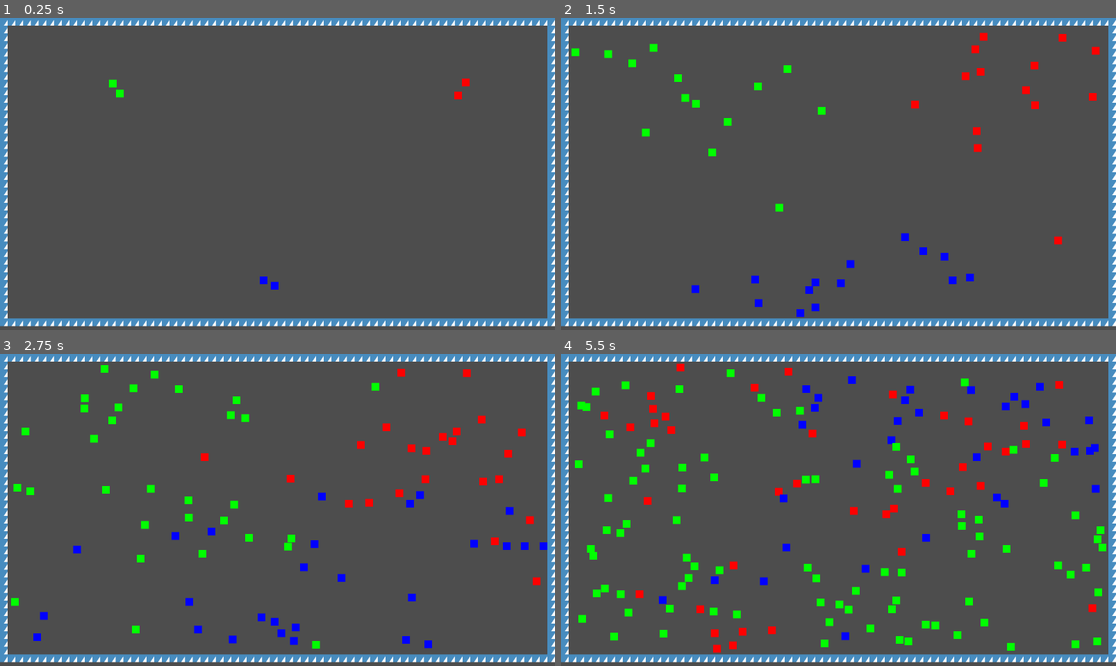
Above: before the commit, frames 1-4 (two rows, left to right).
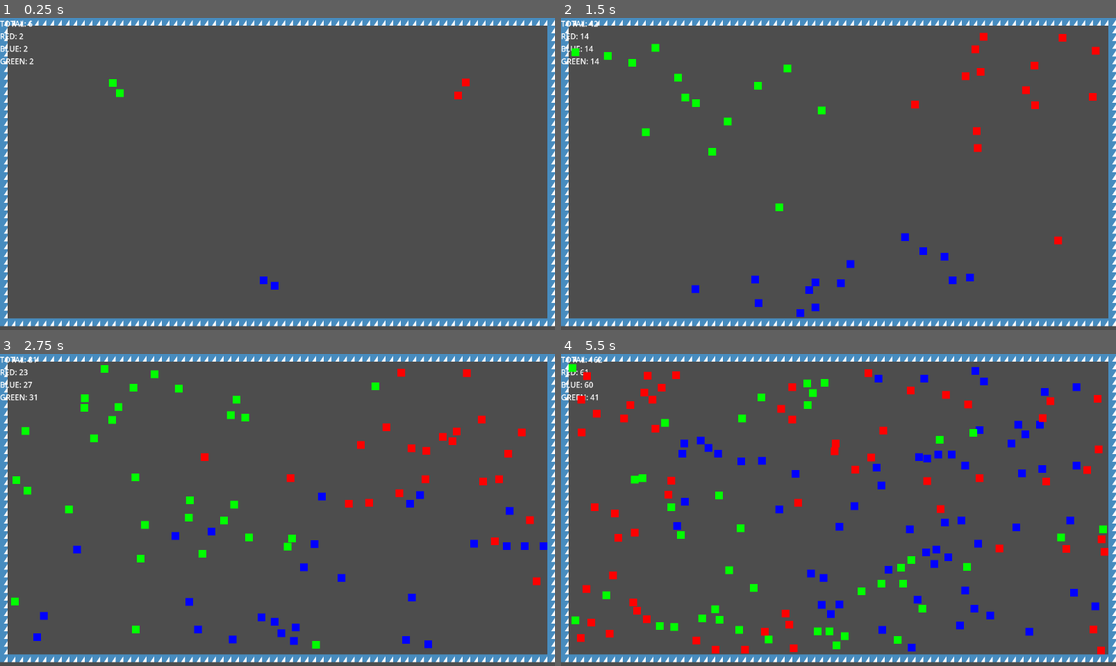
Above: after the commit, the same moments.

Repository: CWmain/island
Game: Godot game, scene res://scenes/main.tscn
Two runs of this game, one before a commit and one after it. Both use one fixed random seed, a clock stepped at 60 frames per second and the inputs below. The engine's default icon, where the game draws it, is replaced by a stand-in: a white triangle on a blue panel in a dark square.
Inputs:
- Up to frame 1 (0.25 s): no input
- Up to frame 2 (1.5 s): no input
- Up to frame 3 (2.75 s): no input
- Up to frame 4 (5.5 s): no input

The runs differ from the first frame. In frame 1, 0.2% of the frame differs, in the area x 0-23%, y 0-26%; in frame 2, 0.4%; in frame 3, 0.6%; in frame 4, 11%, in the area x 0-99%, y 0-97%.

Commit message:
Added a label to track how many of each solider there is

Diff:
--- /dev/null
+++ b/UI/solider_counter.gd
@@ -0,0 +1,18 @@
+extends Label
+
+var count: Dictionary[Solider.soliderColor, int]
+
+func _ready() -> void:
+	count[Solider.soliderColor.RED] = 0
+	count[Solider.soliderColor.BLUE] = 0
+	count[Solider.soliderColor.GREEN] = 0
+	updateLabel()
+
+func _on_solider_color_change(oldColor: Solider.soliderColor, newColor: Solider.soliderColor):
+	count[oldColor] -= 1
+	count[newColor] += 1
+	updateLabel()
+
+func updateLabel()->void:
+	var total: int = count[Solider.soliderColor.RED] + count[Solider.soliderColor.BLUE] + count[Solider.soliderColor.GREEN]
+	text = "TOTAL: %d\nRED: %d\nBLUE: %d\nGREEN: %d" % [total, count[Solider.soliderColor.RED], count[Solider.soliderColor.BLUE], count[Solider.soliderColor.GREEN]]
--- /dev/null
+++ b/UI/solider_counter.tscn
@@ -0,0 +1,8 @@
+[gd_scene load_steps=2 format=3 uid="uid://b88cvbbpgmfls"]
+
+[ext_resource type="Script" uid="uid://eh3o6lr6o0os" path="res://UI/solider_counter.gd" id="1_tsscb"]
+
+[node name="SoliderCounter" type="Label"]
+offset_right = 40.0
+offset_bottom = 23.0
+script = ExtResource("1_tsscb")
--- a/objects/solider/solider.gd
+++ b/objects/solider/solider.gd
@@ -12,6 +12,8 @@
 
 @onready var label: Label = $Label
 @onready var color_rect: ColorRect = $ColorRect
+
+signal changedColor(oldColor: soliderColor, newColor: soliderColor)
 
 func _ready() -> void:
 	updateColor()
@@ -32,8 +34,9 @@
 func _on_body_entered(body: Node) -> void:
 	if body is not Solider:
 		return
-
-	myColor = resolveWinner(myColor, body.myColor)
+	var newColor: soliderColor = resolveWinner(myColor, body.myColor)
+	changedColor.emit(myColor, newColor)
+	myColor = newColor
 	updateColor()
 
 func resolveWinner(color1: int, color2: int)->int:
--- a/objects/soliderSpawner/solider_spawner.gd
+++ b/objects/soliderSpawner/solider_spawner.gd
@@ -4,6 +4,7 @@
 @export var toSpawn: int
 @export var spawnGap: float
 @export var spawnColor: Solider.soliderColor = -1
+@export var solider_counter: Label
 var spawnCount: int = 0
 var timer: float = 0.0
 var newColor: int = 0
@@ -13,16 +14,20 @@
 	if spawnCount < toSpawn and timer >= spawnGap:
 		timer -= spawnGap
 		var s:Solider = solider.instantiate()
+		s.changedColor.connect(solider_counter._on_solider_color_change)
+
 		get_tree().get_root().add_child(s)
 		s.linear_velocity = Vector2((randf()*2)-1,(randf()*2)-1)
 		s.position = position
 		if spawnColor == -1:
 			s.myColor = newColor as Solider.soliderColor
+			solider_counter.count[newColor as Solider.soliderColor] += 1
 			newColor += 1
 			if newColor > 2:
 				newColor = 0
 		else:
 			s.myColor = spawnColor
+			solider_counter.count[spawnColor] += 1
 		s.updateColor()
 
 		spawnCount += 1
--- a/scenes/main.tscn
+++ b/scenes/main.tscn
@@ -1,8 +1,9 @@
-[gd_scene load_steps=6 format=4 uid="uid://blv1rrwv4tngb"]
+[gd_scene load_steps=7 format=4 uid="uid://blv1rrwv4tngb"]
 
 [ext_resource type="PackedScene" uid="uid://bojq7clkjdcok" path="res://objects/solider/solider.tscn" id="1_o5qli"]
 [ext_resource type="Texture2D" uid="uid://cqw4mc8hquvh1" path="res://icon.svg" id="2_0wfyh"]
 [ext_resource type="PackedScene" uid="uid://d17ccac5gl80s" path="res://objects/soliderSpawner/solider_spawner.tscn" id="3_sugp2"]
+[ext_resource type="PackedScene" uid="uid://b88cvbbpgmfls" path="res://UI/solider_counter.tscn" id="4_jyhfs"]
 
 [sub_resource type="TileSetAtlasSource" id="TileSetAtlasSource_sugp2"]
 texture = ExtResource("2_0wfyh")
@@ -145,23 +146,28 @@
 tile_map_data = PackedByteArray("AAAAAAAAAAADAAIAAAAAAAEAAAADAAIAAAAAAAIAAAADAAIAAAAAAAMAAAADAAIAAAAAAAQAAAADAAIAAAAAAA …(3440 unchanged characters)…
 tile_set = SubResource("TileSet_jyhfs")
 
-[node name="Red" parent="." instance=ExtResource("3_sugp2")]
+[node name="Red" parent="." node_paths=PackedStringArray("solider_counter") instance=ExtResource("3_sugp2")]
 position = Vector2(950, 157)
 solider = ExtResource("1_o5qli")
 toSpawn = 100
 spawnGap = 0.1
 spawnColor = 0
+solider_counter = NodePath("../SoliderCounter")
 
-[node name="Blue" parent="." instance=ExtResource("3_sugp2")]
+[node name="Blue" parent="." node_paths=PackedStringArray("solider_counter") instance=ExtResource("3_sugp2")]
 position = Vector2(544, 543)
 solider = ExtResource("1_o5qli")
 toSpawn = 100
 spawnGap = 0.1
 spawnColor = 1
+solider_counter = NodePath("../SoliderCounter")
 
-[node name="Green" parent="." instance=ExtResource("3_sugp2")]
-position = Vector2(230, 135)
+[node name="Green" parent="." node_paths=PackedStringArray("solider_counter") instance=ExtResource("3_sugp2")]
+position = Vector2(230, 134)
 solider = ExtResource("1_o5qli")
 toSpawn = 100
 spawnGap = 0.1
 spawnColor = 2
+solider_counter = NodePath("../SoliderCounter")
+
+[node name="SoliderCounter" parent="." instance=ExtResource("4_jyhfs")]
Not shown, added: UI/solider_counter.gd.uid
